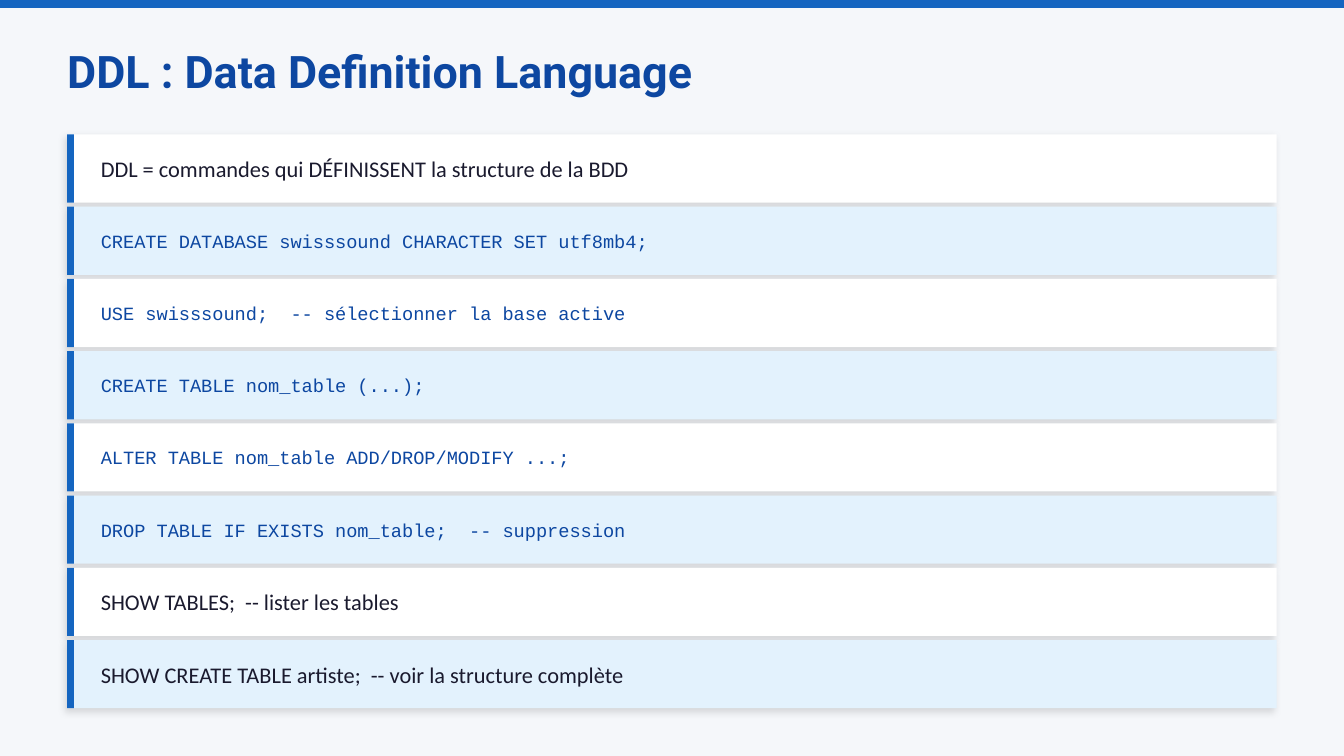
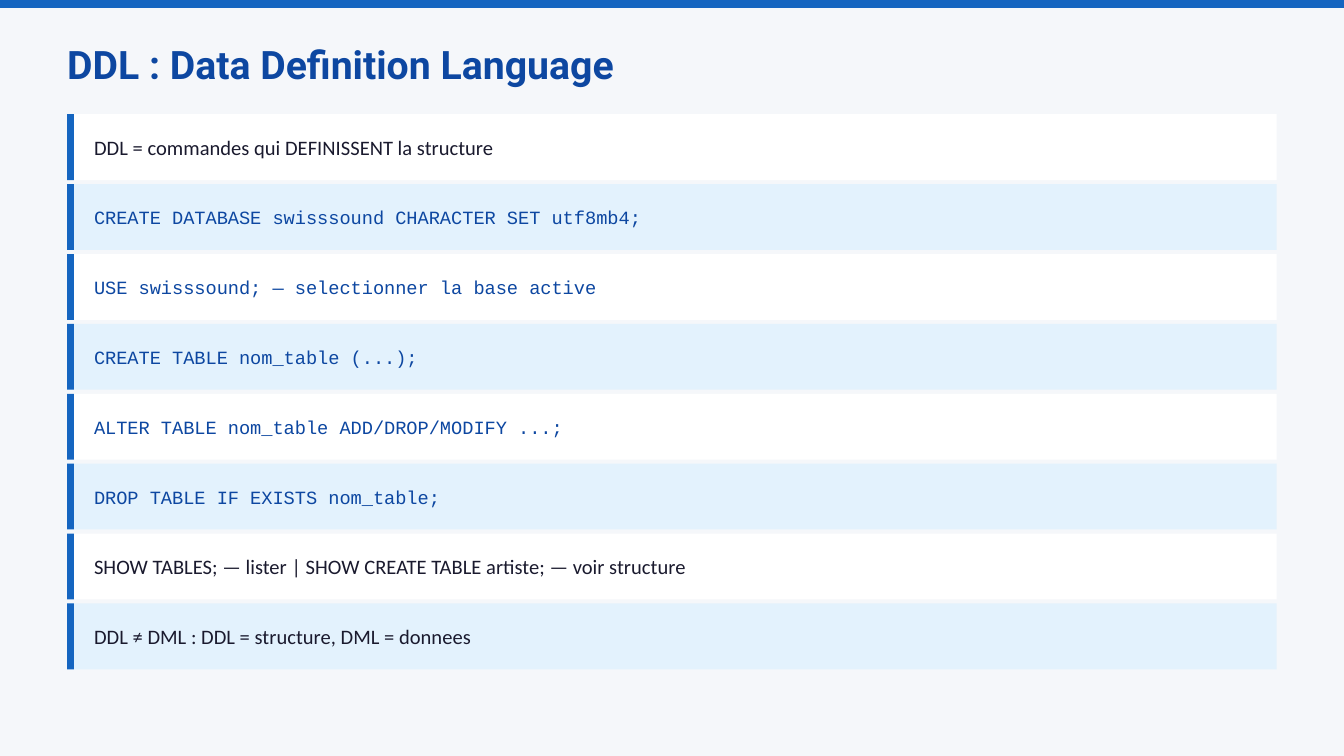
Before and after one commit to mbiTati/unit4_gamifie, a slide deck: slide 2 of pptx/Module09_CREATE_DATABASE_et_TABLE.pptx. Drawn at 1344x756 pixels with LibreOffice and Linux fonts; fonts in the diff are those of the drawing. Boxes give left, top, right and bottom in pixels: in the first picture for what was removed or moved away, otherwise in the second. Text is boxed around its words. In the diff, an @@ line names an element or a change of style, - is before the commit and + after.

```diff
--- a/pptx/Module09_CREATE_DATABASE_et_TABLE.pptx
+++ b/pptx/Module09_CREATE_DATABASE_et_TABLE.pptx
@@ text "DDL : Data Definition Language" at box(67, 49, 614, 87): size 24 to 21 pt @@
@@ rectangle: place and size @@
-rectangle at box(67, 134, 1277, 203)
+rectangle at box(67, 114, 1277, 180)
@@ rectangle: place and size @@
-rectangle at box(67, 134, 74, 203)
+rectangle at box(67, 114, 74, 180)
@@ text at box(94, 140, 493, 159): text changed; size 12 to 11 pt @@
-DDL = commandes qui DÉFINISSENT la structure de la BDD
+DDL = commandes qui DEFINISSENT la structure
@@ text "CREATE DATABASE swisssound CHARACTER SET ...": place and size @@
-text "CREATE DATABASE swisssound CHARACTER SET ..." at box(101, 235, 647, 252)
+text "CREATE DATABASE swisssound CHARACTER SET ..." at box(94, 211, 641, 228)
@@ text at box(94, 281, 596, 298): text changed @@
-USE swisssound; -- sélectionner la base active
+USE swisssound; — selectionner la base active
@@ 6 rectangles: place and size @@
-6 rectangles at box(67, 207, 1277, 419)
+6 rectangles at box(67, 184, 1277, 390)
@@ text "CREATE TABLE nom_table (...);": place and size @@
-text "CREATE TABLE nom_table (...);" at box(101, 379, 346, 394)
+text "CREATE TABLE nom_table (...);" at box(94, 351, 339, 366)
@@ text "ALTER TABLE nom_table ADD/DROP/MODIFY ...;": place and size @@
-text "ALTER TABLE nom_table ADD/DROP/MODIFY ...;" at box(101, 451, 513, 466)
+text "ALTER TABLE nom_table ADD/DROP/MODIFY ...;" at box(94, 421, 507, 436)
@@ 4 rectangles: place and size @@
-4 rectangles at box(67, 423, 1277, 564)
+4 rectangles at box(67, 394, 1277, 530)
@@ text at box(94, 491, 440, 508): text changed @@
-DROP TABLE IF EXISTS nom_table; -- suppression
+DROP TABLE IF EXISTS nom_table;
@@ rectangle: place and size @@
-rectangle at box(67, 567, 1277, 636)
+rectangle at box(67, 534, 1277, 599)
@@ rectangle: place and size @@
-rectangle at box(67, 567, 74, 636)
+rectangle at box(67, 534, 74, 599)
@@ text at box(94, 559, 685, 577): text changed; size 12 to 11 pt @@
-SHOW TABLES; -- lister les tables
+SHOW TABLES; — lister | SHOW CREATE TABLE artiste; — voir structure
@@ shadow off in 8 elements at box(67, 114, 1277, 180), box(67, 184, 1277, 250), box(67, 254, 1277, 320), box(67, 324, 1277, 390), box(67, 394, 1277, 460), box(67, 464, 1277, 530), box(67, 534, 1277, 599), box(67, 603, 1277, 669) @@
@@ rectangle: place and size @@
-rectangle at box(67, 640, 1277, 708)
+rectangle at box(67, 603, 1277, 669)
@@ rectangle: place and size @@
-rectangle at box(67, 640, 74, 708)
+rectangle at box(67, 603, 74, 669)
@@ text at box(94, 629, 471, 647): text changed; size 12 to 11 pt @@
-SHOW CREATE TABLE artiste; -- voir la structure complète
+DDL ≠ DML : DDL = structure, DML = donnees
```
Also in this commit, not shown: 8 other slides changed, 6 other files.
